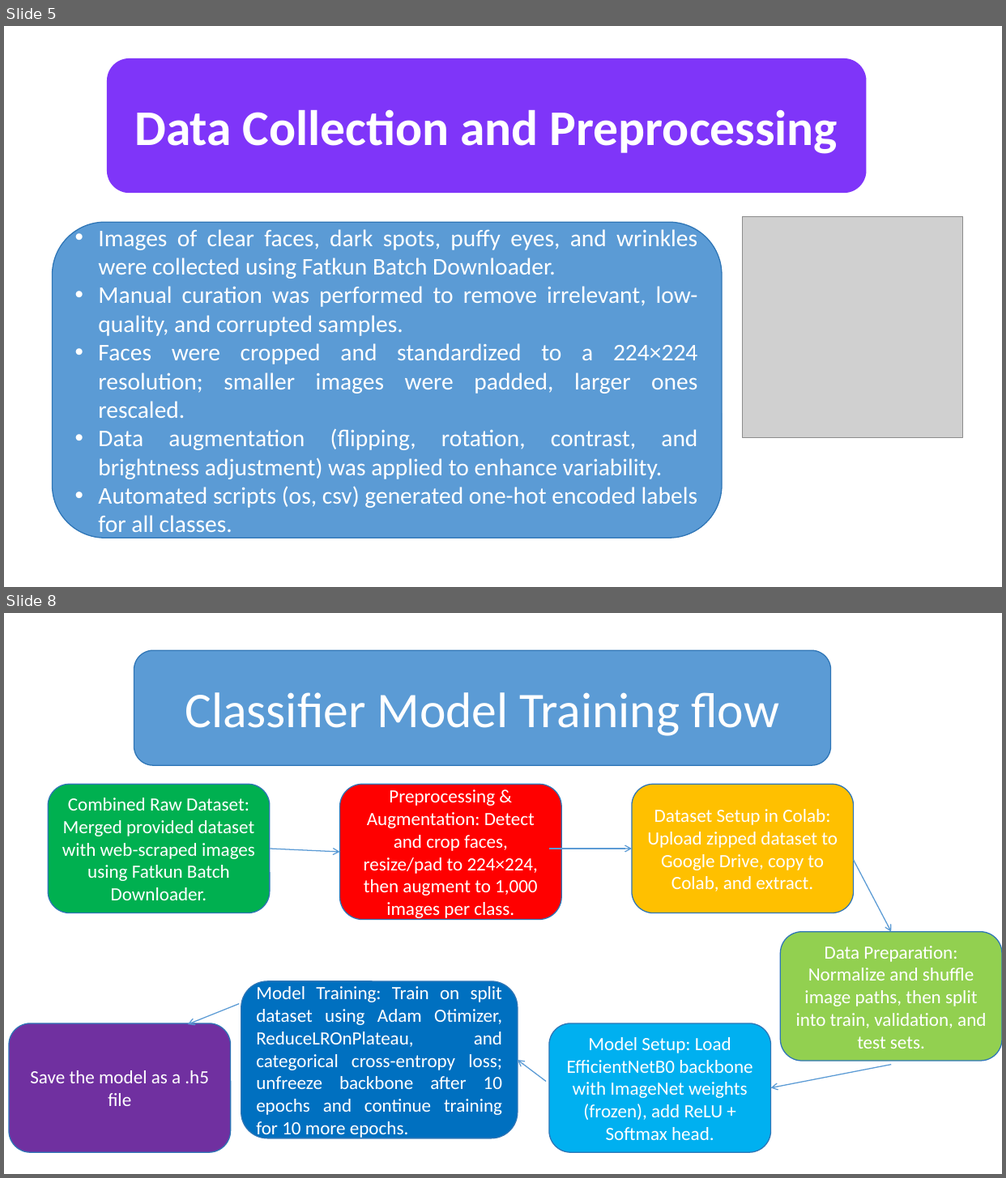
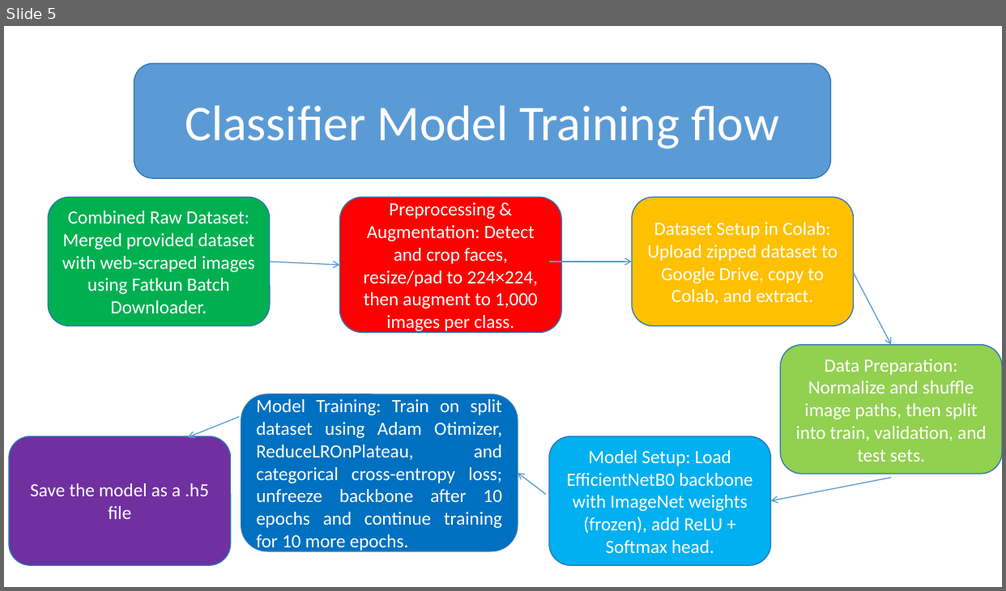
Before and after one commit to SpringBoardMentor0781j/Dermal_Scan_Project_2025, a slide deck: docs/Presentation1.pptx. Shown one above the other, each under a label of ours: slides 5 and 8 before the commit, slide 5 after it; the slides between them are not shown. The pictures are 1006x1178 and 1006x591 pixels, drawn with LibreOffice and Linux fonts; fonts in the diff are those of the drawing; grey boxes stand for pictures; background and template pictures are left out. Boxes give left, top, right and bottom in pixels: in the first picture for what was removed or moved away, otherwise in the second. Text is boxed around its words. In the diff, an @@ line names an element or a change of style, - is before the commit and + after.

```diff
--- a/docs/Presentation1.pptx
+++ b/docs/Presentation1.pptx
@@ slide 5 removed at (4, 26, 1002, 587), background picture (left out) @@
@@ rounded rectangle removed at (107, 58, 867, 193) @@
-Data Collection and Preprocessing
@@ picture removed at (743, 217, 964, 438) @@
@@ rounded rectangle removed at (52, 222, 722, 538) @@
-• Images of clear faces, dark spots, puffy eyes, and wrinkles were collected using Fatkun Batch Downloader.
-• Manual curation was performed to remove irrelevant, low-quality, and corrupted samples.
-• Faces were cropped and standardized to a 224×224 resolution; smaller images were padded, larger ones rescaled.
-• Data augmentation (flipping, rotation, contrast, and brightness adjustment) was applied to enhance variability.
-• Automated scripts (os, csv) generated one-hot encoded labels for all classes.
@@ what was slide 8 is now slide 5 @@
```
Also in this commit, not shown: 3 other slides removed, 31 other files.
